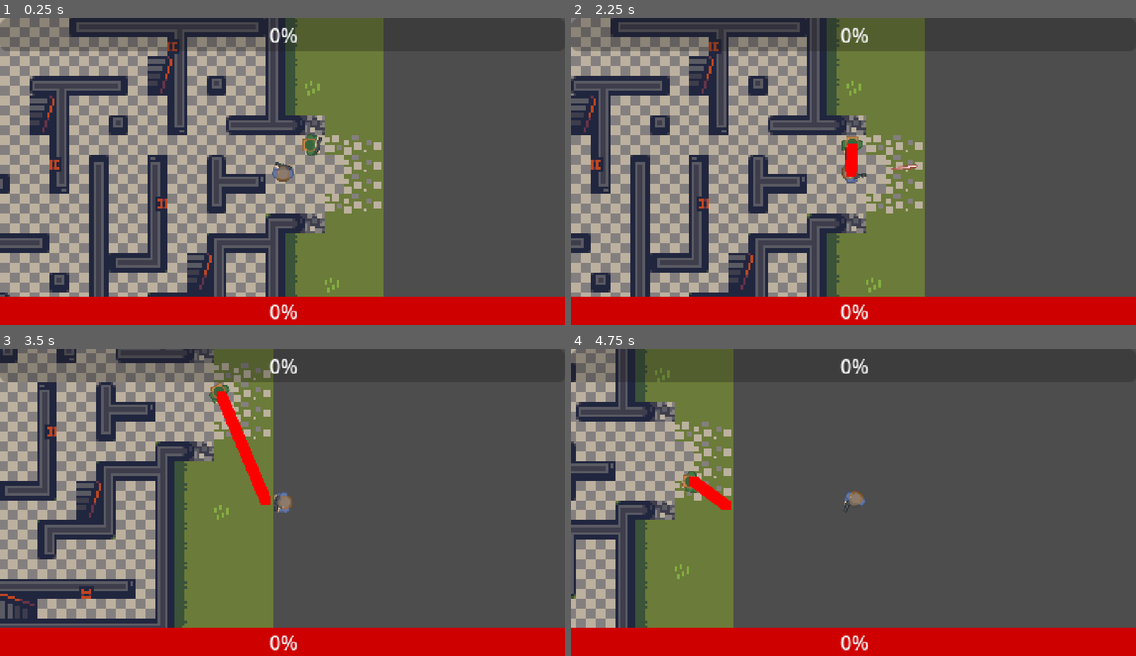
Above: before the commit, frames 1-4 (two rows, left to right).
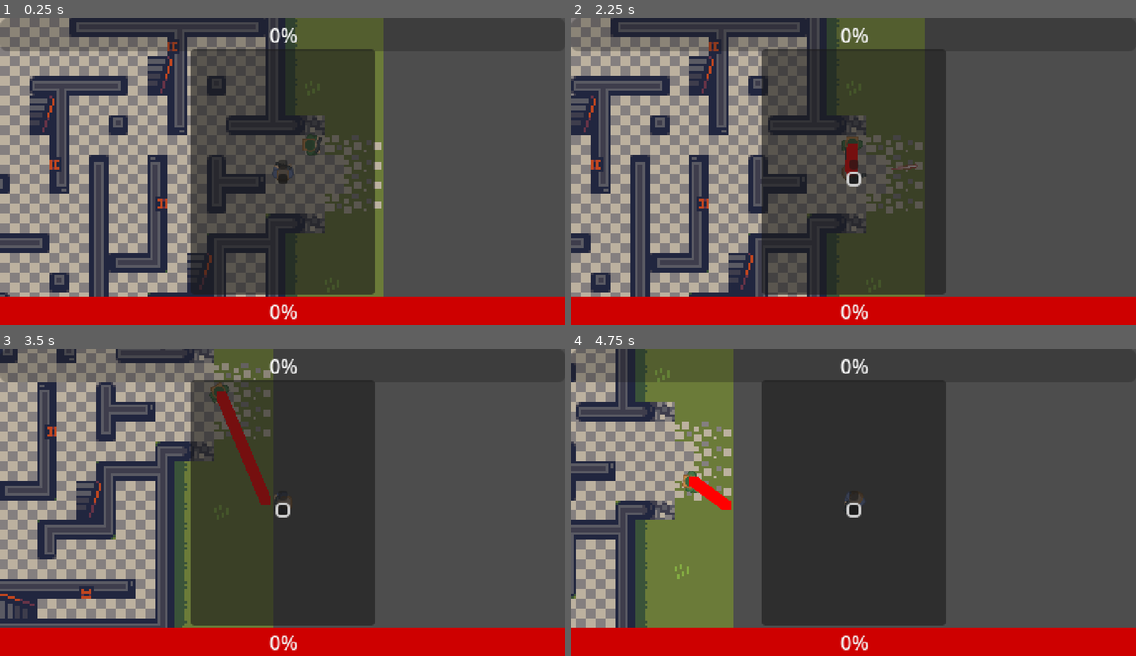
Above: after the commit, the same moments.

Repository: KeralaBlasters/year11godot
Game: Godot game, scene res://Scenes/Levels/Level1.tscn
Same seed, same stepped clock (60 frames per second), same inputs: the game is played once before the commit and once after it.
Inputs (mouse positions are in pixels of both pictures, inside the frame that each line leads up to):
- Up to frame 1 (0.25 s): no input
- Up to frame 2 (2.25 s): click (853, 165) at 0.52 s; click (853, 177) at 1.27 s; move the mouse to (977, 156) at 2.02 s; hold D (right) from 2.03 s (still down); click (977, 156) at 2.1 s
- Up to frame 3 (3.5 s): move the mouse to (169, 517) at 2.77 s; release D (right) at 2.78 s; hold S (down) from 2.78 s (still down); click (169, 517) at 2.85 s
- Up to frame 4 (4.75 s): move the mouse to (910, 434) at 3.52 s; release S (down) at 3.53 s; hold D (right) 3.53-4.28 s; click (910, 434) at 3.6 s; move the mouse to (825, 563) at 4.27 s; hold W (up) from 4.28 s (still down); click (825, 563) at 4.35 s

The runs differ from the first frame. In frame 1, 23% of the frame differs, in the area x 33-67%, y 10-91%; in frame 2, 24%; in frame 3, 26%; in frame 4, 26%.

Commit message:
Worked on levelling up the player
I added some code required for levelling up the player. I also started adding a notice to level up.

Diff:
--- a/Thekeralablastersgame/Scenes/player.tscn
+++ b/Thekeralablastersgame/Scenes/player.tscn
@@ -90,6 +90,9 @@
 [sub_resource type="StyleBoxFlat" id="StyleBoxFlat_wvd7q"]
 bg_color = Color(0.808137, 3.27289e-06, 7.70092e-07, 1)
 
+[sub_resource type="StyleBoxFlat" id="StyleBoxFlat_vbmuj"]
+bg_color = Color(5.99228e-06, 0.466137, 0.0843921, 1)
+
 [node name="Player" type="CharacterBody2D"]
 collision_layer = 3
 script = ExtResource("1_osk2c")
@@ -140,3 +143,37 @@
 grow_horizontal = 2
 grow_vertical = 0
 theme_override_styles/background = SubResource("StyleBoxFlat_wvd7q")
+theme_override_styles/fill = SubResource("StyleBoxFlat_vbmuj")
+
+[node name="LevelUpNotice" type="PanelContainer" parent="UI/Control"]
+layout_mode = 1
+anchors_preset = 8
+anchor_left = 0.5
+anchor_top = 0.5
+anchor_right = 0.5
+anchor_bottom = 0.5
+offset_left = -75.0
+offset_top = -100.0
+offset_right = 75.0
+offset_bottom = 100.0
+grow_horizontal = 2
+grow_vertical = 2
+
+[node name="MarginContainer" type="MarginContainer" parent="UI/Control/LevelUpNotice"]
+layout_mode = 2
+size_flags_horizontal = 4
+size_flags_vertical = 4
+
+[node name="VBoxContainer" type="VBoxContainer" parent="UI/Control/LevelUpNotice/MarginContainer"]
+layout_mode = 2
+
+[node name="Button" type="Button" parent="UI/Control/LevelUpNotice/MarginContainer/VBoxContainer"]
+layout_mode = 2
+
+[node name="Button2" type="Button" parent="UI/Control/LevelUpNotice/MarginContainer/VBoxContainer"]
+layout_mode = 2
+
+[node name="Button" type="Button" parent="UI/Control/LevelUpNotice/MarginContainer/VBoxContainer/Button2"]
+layout_mode = 0
+offset_right = 8.0
+offset_bottom = 8.0
--- a/Thekeralablastersgame/Singletons/bullet_stats.gd
+++ b/Thekeralablastersgame/Singletons/bullet_stats.gd
@@ -1,4 +1,23 @@
 extends Node
 
+var bullet_level = 1
+var bullet_damage = 5
+var bullet_speed = 500
+var bullet_projectiles = 1
+var bullet_knockback = 10
 
-var bullet_damage = 5
+func level_up_knife():
+	bullet_level += 1
+	match bullet_level:
+		1:
+			pass
+		2:
+			bullet_damage = 10
+			bullet_speed = 550
+			bullet_projectiles = 2
+			bullet_knockback = 15
+		3:
+			bullet_damage = 20
+			bullet_speed = 600
+			bullet_projectiles = 3
+			bullet_knockback = 20
--- a/Thekeralablastersgame/Singletons/player_stats.gd
+++ b/Thekeralablastersgame/Singletons/player_stats.gd
@@ -2,3 +2,19 @@
 
 var player_health = 100
 var player_max_health = 100
+var player_level = 1
+var player_experience = 0
+var next_level = 15
+
+signal level_up
+
+func level_up_player():
+	player_level += 1
+	next_level = next_level + 10
+	player_experience = 0
+	emit_signal("level_up")
+
+func add_experience(val):
+	player_experience += val
+	if player_experience >= next_level:
+		level_up_player()
Not shown: 1 places in Thekeralablastersgame/Scenes/player.tscn that only renumber resources
